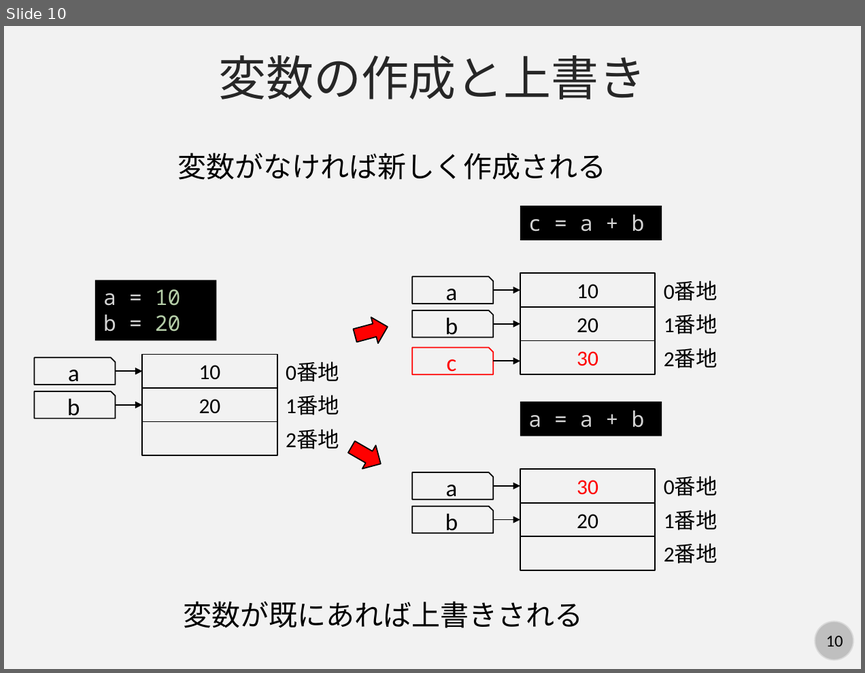
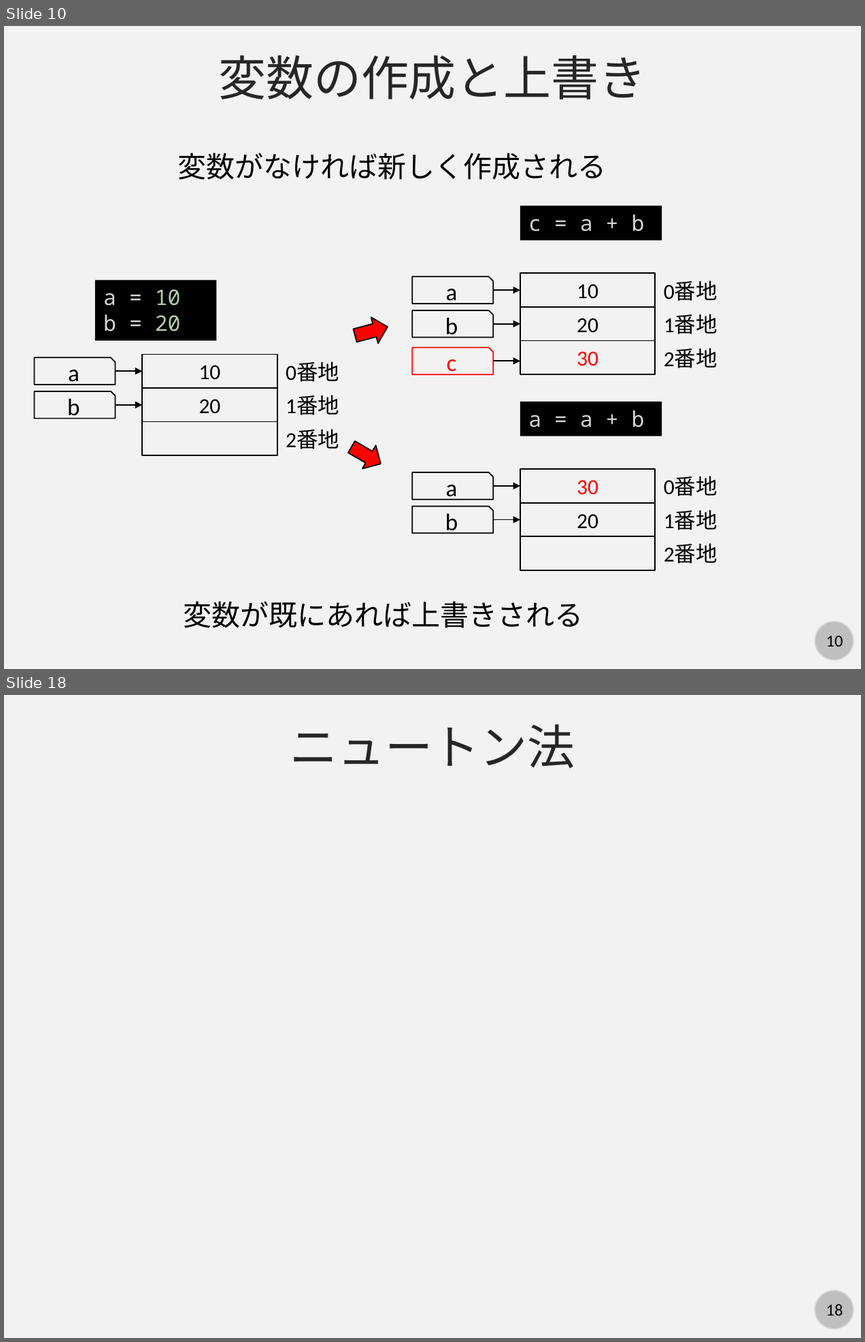
Before and after one commit to kaityo256/python_zero, a slide deck: basic/fig/slide.pptx. Shown one above the other, each under a label of ours: slide 10 before the commit, slides 10 and 18 after it; the slides between them are not shown. The pictures are 865x673 and 865x1342 pixels, drawn with LibreOffice and Linux fonts; fonts in the diff are those of the drawing. Boxes give left, top, right and bottom in pixels: in the first picture for what was removed or moved away, otherwise in the second. Text is boxed around its words. In the diff, an @@ line names an element or a change of style, - is before the commit and + after.

```diff
--- a/basic/fig/slide.pptx
+++ b/basic/fig/slide.pptx
@@ slide 18 added at (4, 695, 861, 1338), background #F2F2F2; not listed: 2 template elements that a slide beside it also shows @@
@@ text added at (290, 724, 575, 768), 40 pt, text #262626 @@
+ニュートン法
```
Also in this commit, not shown: 3 slides changed, 7 other slides added.
